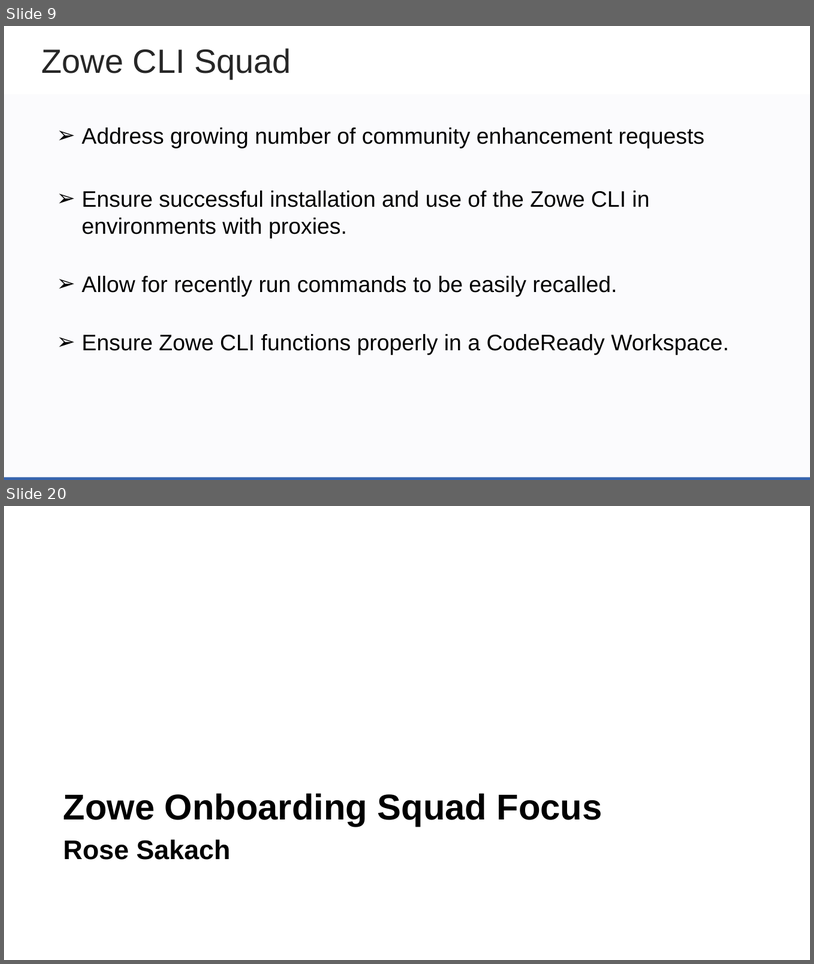
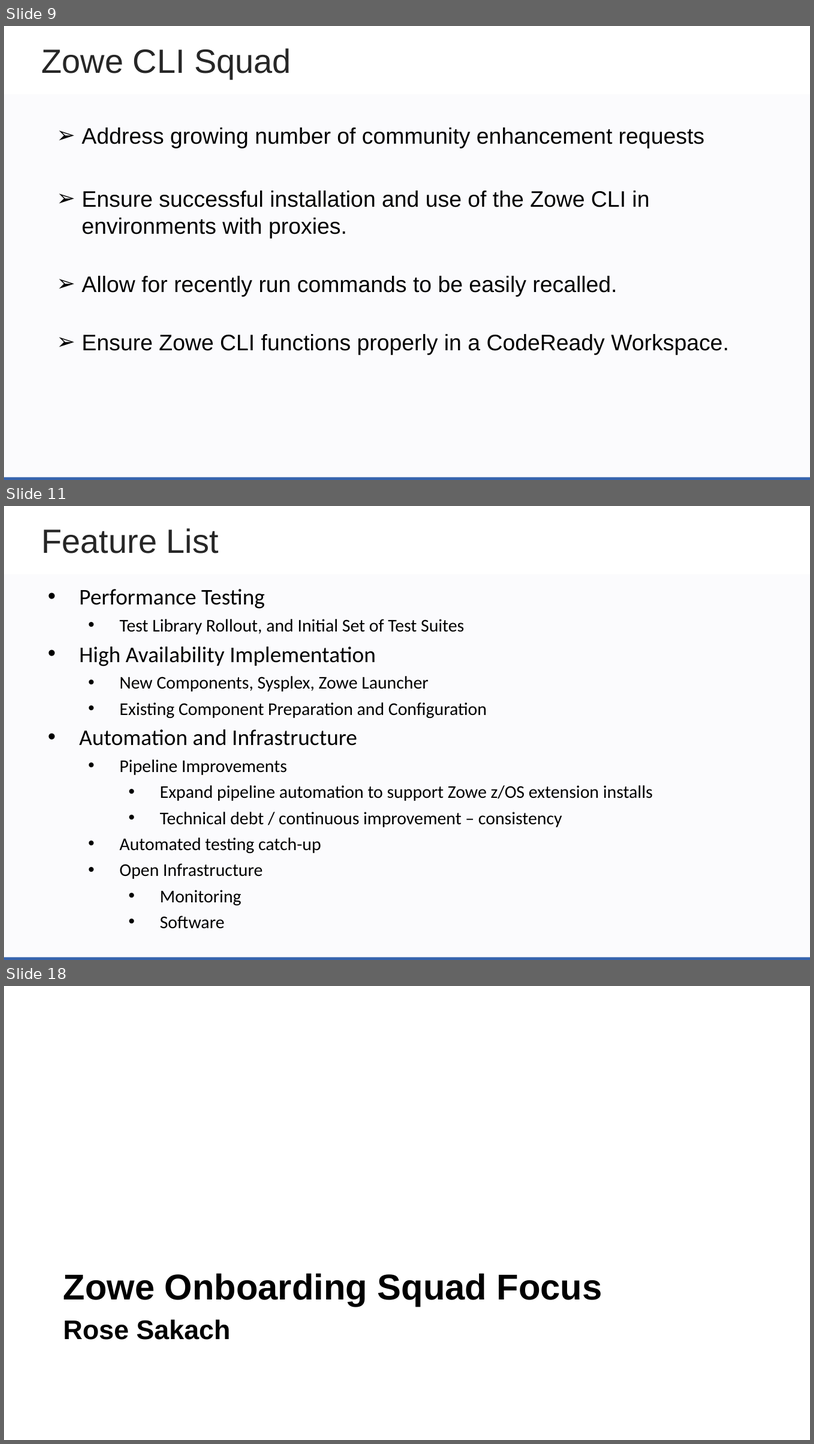
Before and after one commit to zowe/community, a slide deck: Project Management/PI Planning/20PI4 Planning/Zowe Community Squad Focus for 20PI4.pptx. Shown one above the other, each under a label of ours: slides 9 and 20 before the commit, slides 9, 11 and 18 after it; the slides between them are not shown. The pictures are 814x964 and 814x1444 pixels, drawn with LibreOffice and Linux fonts; fonts in the diff are those of the drawing; background and template pictures are left out. Boxes give left, top, right and bottom in pixels: in the first picture for what was removed or moved away, otherwise in the second. Text is boxed around its words. In the diff, an @@ line names an element or a change of style, - is before the commit and + after.

```diff
--- a/Project Management/PI Planning/20PI4 Planning/Zowe Community Squad Focus for 20PI4.pptx
+++ b/Project Management/PI Planning/20PI4 Planning/Zowe Community Squad Focus for 20PI4.pptx
@@ slide 11 added at (4, 506, 810, 960), background #FFFFFF; not listed: 2 template elements that a slide beside it also shows @@
@@ text added at (41, 528, 219, 553), 30 pt, text #262626 @@
+Feature List
@@ text added at (79, 589, 653, 928), 16 pt, text #000000 @@
+• Performance Testing
+  • Test Library Rollout, and Initial Set of Test Suites
+• High Availability Implementation
+  • New Components, Sysplex, Zowe Launcher
+  • Existing Component Preparation and Configuration
+• Automation and Infrastructure
+  • Pipeline Improvements
+    • Expand pipeline automation to support Zowe z/OS extension installs
+    • Technical debt / continuous improvement – consistency
+  • Automated testing catch-up
+  • Open Infrastructure
+    • Monitoring
+    • Software
@@ what was slide 20 is now slide 18 @@
```
Also in this commit, not shown: 6 slides changed, 1 other slide added, 4 slides removed.
